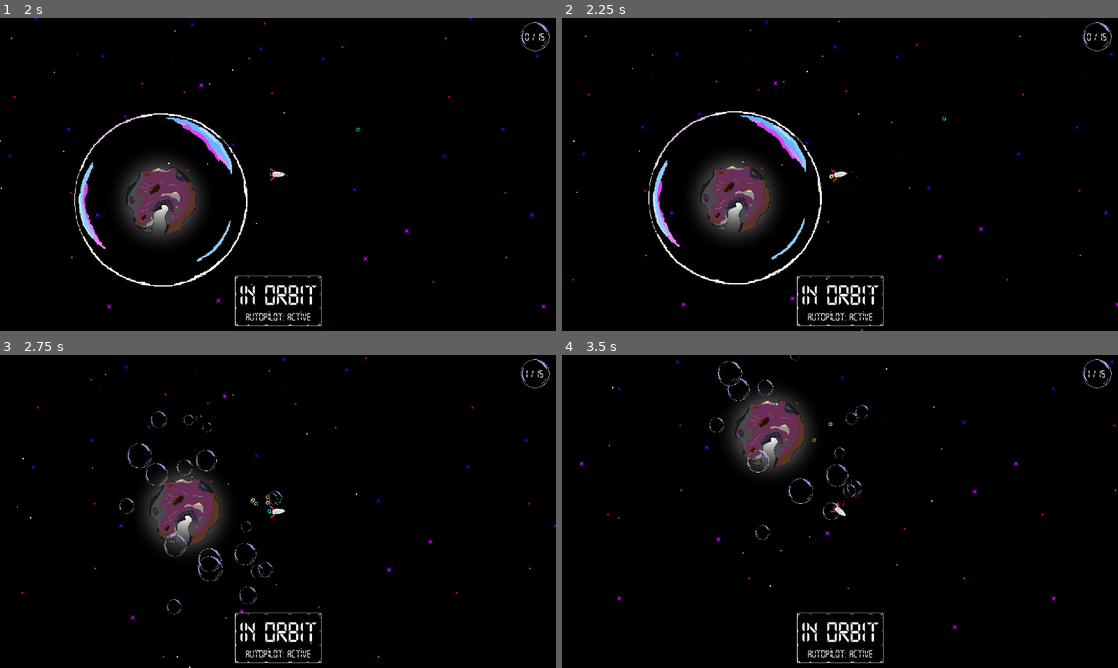
Above: before the commit, frames 1-4 (two rows, left to right).
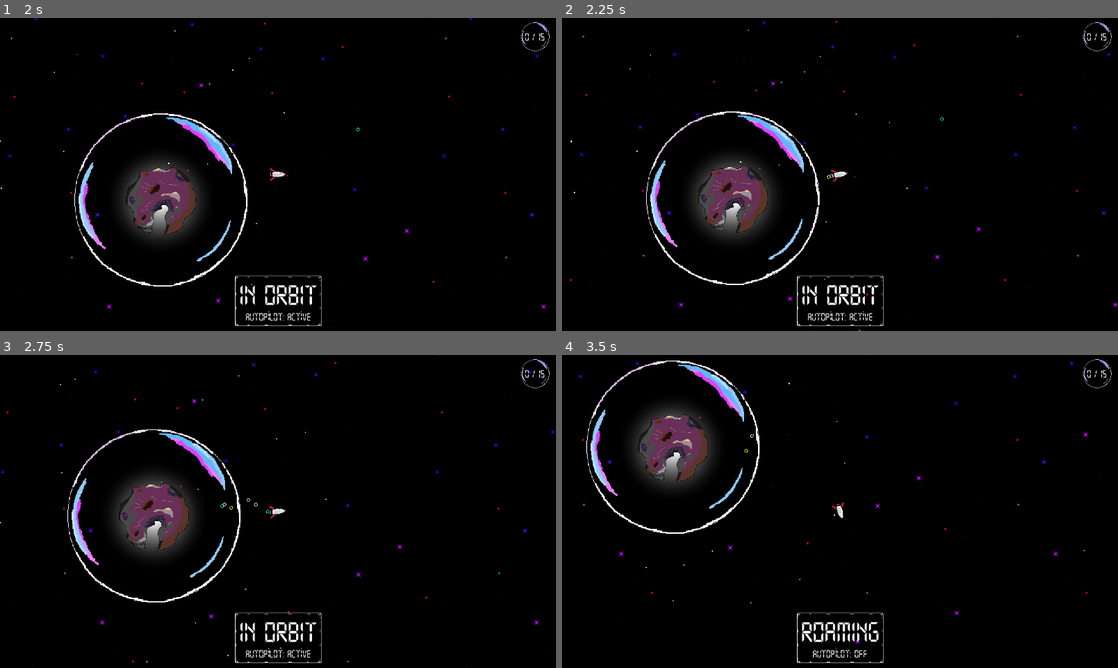
Above: after the commit, the same moments.

Repository: bjornarprytz/bubbleoids
Game: Godot game, scene res://splash.tscn
Same seed, same stepped clock (60 frames per second), same inputs: the game is played once before the commit and once after it. Sound files missing from this copy of the repository are replaced by a short silence.
Inputs (mouse positions are in pixels of both pictures, inside the frame that each line leads up to):
- Up to frame 1 (2 s): tap Enter at 0.5 s; move the mouse to (400, 158) at 0.52 s; hold Right (ui_right) 0.53-1.28 s; hold Space (throttle) 0.53-1.28 s; click (400, 158) at 0.67 s; move the mouse to (166, 190) at 1.27 s; hold Left (ui_left) from 1.28 s (still down); tap Space (throttle) at 1.35 s
- Up to frame 2 (2.25 s): move the mouse to (895, 105) at 2.02 s; release Left (ui_left) at 2.03 s; hold Right (ui_right) from 2.03 s (still down); hold Space (throttle) from 2.03 s (still down)
- Up to frame 3 (2.75 s): keep holding Right (ui_right); keep holding Space (throttle)
- Up to frame 4 (3.5 s): keep holding Right (ui_right); move the mouse to (812, 574) at 2.77 s; release Space (throttle) at 2.78 s; tap Space (throttle) at 2.85 s; click (812, 574) at 2.92 s

Frame 1 is identical in both runs. In frame 2, 3.0% of the frame differs, in the area x 0-100%, y 0-100%; in frame 3, 6.3%; in frame 4, 8.9%, in the area x 3-100%, y 0-97%.

Commit message:
Doblet throttle når man har en host planet

Diff:
--- a/src/player.gd
+++ b/src/player.gd
@@ -74,7 +74,7 @@
 		rotation = lerp_angle(rotation, (host_planet.global_position - global_position).angle() - (PI /2) , 0.1)
 
 		if throttle:
-			apply_central_impulse(2*Vector2.UP.rotated(rotation) * speed * delta)
+			apply_central_impulse(4*Vector2.UP.rotated(rotation) * speed * delta)
 		else:
 			# Apply a dampening force
 			var radial_dir = (host_planet.global_position - global_position).normalized()
